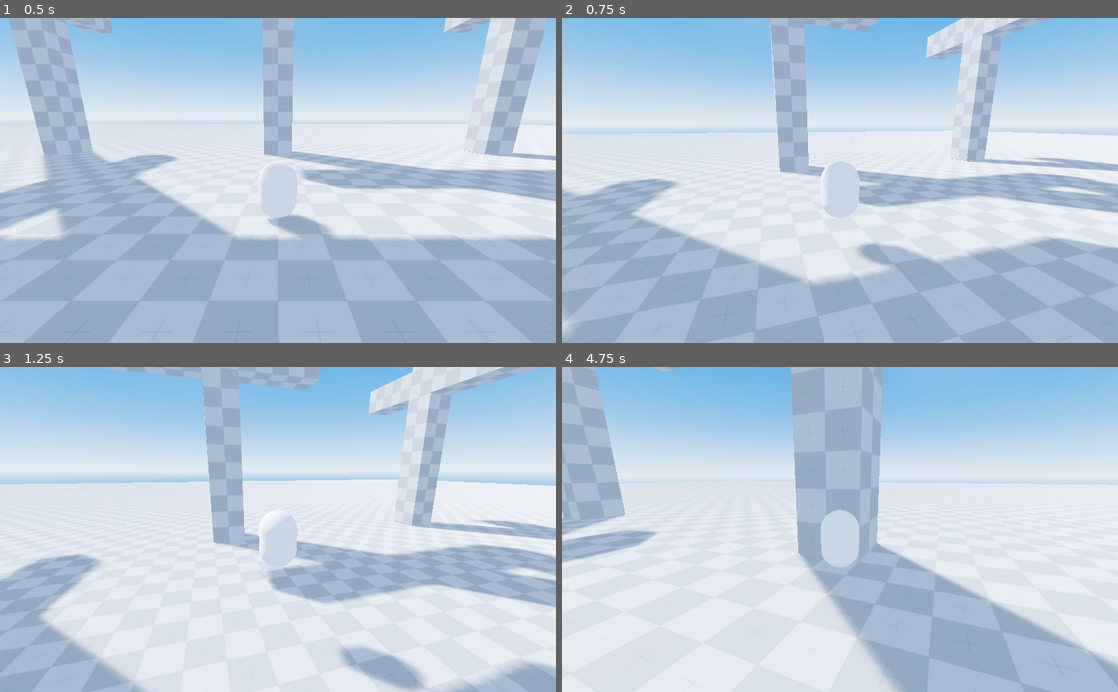
Above: before the commit, frames 1-4 (two rows, left to right).
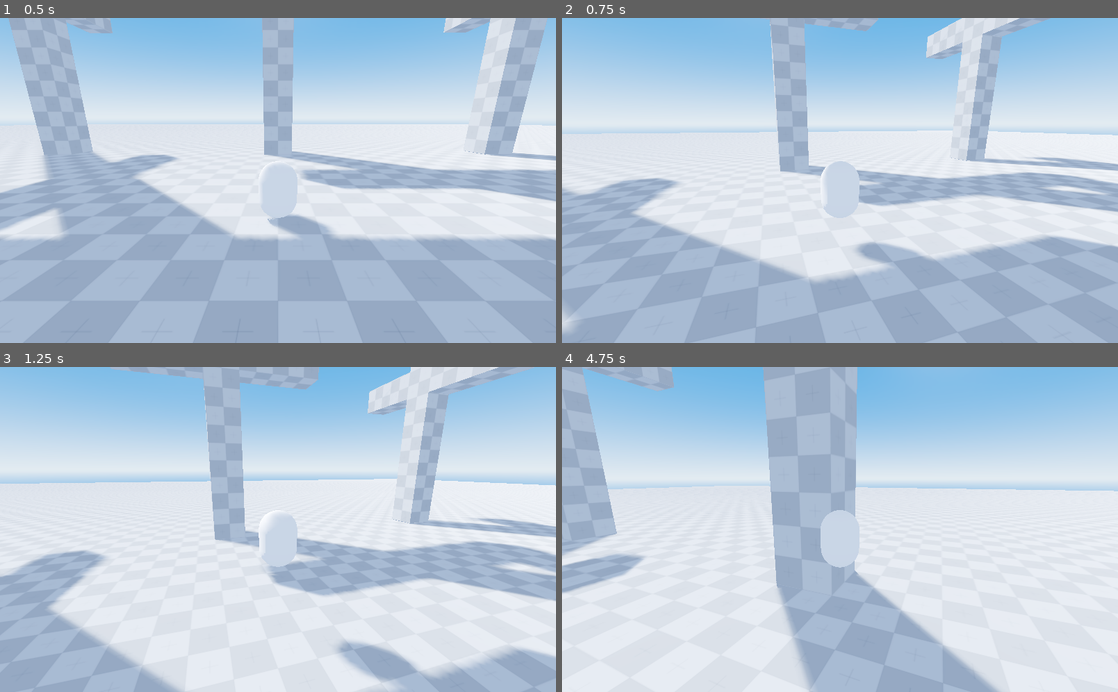
Above: after the commit, the same moments.

Repository: nickyvanurk/game-prototypes
Game: Godot game, scene res://world/world.tscn
The game is run twice, just before and just after one commit, with the same random seed, the same clock (stepped at 60 frames per second) and the same inputs.
Inputs (mouse positions are in pixels of both pictures, inside the frame that each line leads up to):
- Up to frame 1 (0.5 s): no input
- Up to frame 2 (0.75 s): tap Enter at 0.5 s; move the mouse to (867, 180) at 0.52 s; hold W (move_forward) from 0.53 s (still down); tap Space (jump) at 0.6 s
- Up to frame 3 (1.25 s): keep holding W (move_forward); tap Space (jump) at 0.77, 1.07 s
- Up to frame 4 (4.75 s): keep holding W (move_forward); move the mouse to (812, 529) at 1.27 s; right-click (812, 529) at 1.35 s; tap Space (jump) at 1.52, 1.55, 1.82, 2.3, 2.85, 3.02, 3.32, 3.77, 3.8, 4.07, 4.52, 4.55 s; move the mouse to (851, 523) at 2.02 s; hold F (reel_out) 2.03-2.78 s; move the mouse to (834, 536) at 2.77 s; move the mouse to (878, 532) at 3.52 s; hold Right mouse button (grapple) 3.53-4.28 s; move the mouse to (795, 526) at 4.27 s; tap F (reel_out) at 4.35 s

Frame 1 is identical in both runs. In frame 2, 0.9% of the frame differs, in the area x 0-100%, y 0-94%; in frame 3, 7.2%; in frame 4, 23%, in the area x 0-100%, y 0-100%.

Commit message:
Add air acceleration

Diff:
--- a/grappling-hook/player/player.gd
+++ b/grappling-hook/player/player.gd
@@ -2,6 +2,7 @@
 
 var speed = 3
 var acceleration = 9
+var air_acceleration = 2
 var jump_impulse = 6.2
 
 var direction = Vector3.ZERO
@@ -27,23 +28,25 @@
 		grappling_hook.release()
 
 func _physics_process(delta):
-	direction = Vector3.ZERO
-	direction += transform.basis.x * Input.get_axis("move_left", "move_right")
-	direction += transform.basis.z * Input.get_axis("move_forward", "move_backward")
-	direction = direction.normalized()
+	direction = get_input_direction()
+	var accel = acceleration if is_on_floor() else air_acceleration
+	velocity.x = velocity.x + (direction.x * speed - velocity.x) * (accel * delta)
+	velocity.z = velocity.z + (direction.z * speed - velocity.z) * (accel * delta)
 
-	velocity.x = velocity.x + (direction.x * speed - velocity.x) * (acceleration * delta)
-	velocity.z = velocity.z + (direction.z * speed - velocity.z) * (acceleration * delta)
+	if Input.is_action_just_pressed("jump") and is_on_floor():
+		velocity.y = jump_impulse
 
 	if !grappling_hook.is_attached():
 		velocity.y = clamp(velocity.y - (gravity * delta), -terminal_velocity, terminal_velocity)
 
-	if Input.is_action_just_pressed("jump") and is_on_floor():
-		velocity.y = jump_impulse
-
 	velocity = move_and_slide(velocity, Vector3.UP, true)
 
 	last_space_state = get_world().direct_space_state
+
+func get_input_direction():
+	direction = transform.basis.x * Input.get_axis("move_left", "move_right")
+	direction += transform.basis.z * Input.get_axis("move_forward", "move_backward")
+	return direction.normalized()
 
 func raycast(space_state):
 	var center = get_viewport().size / 2
